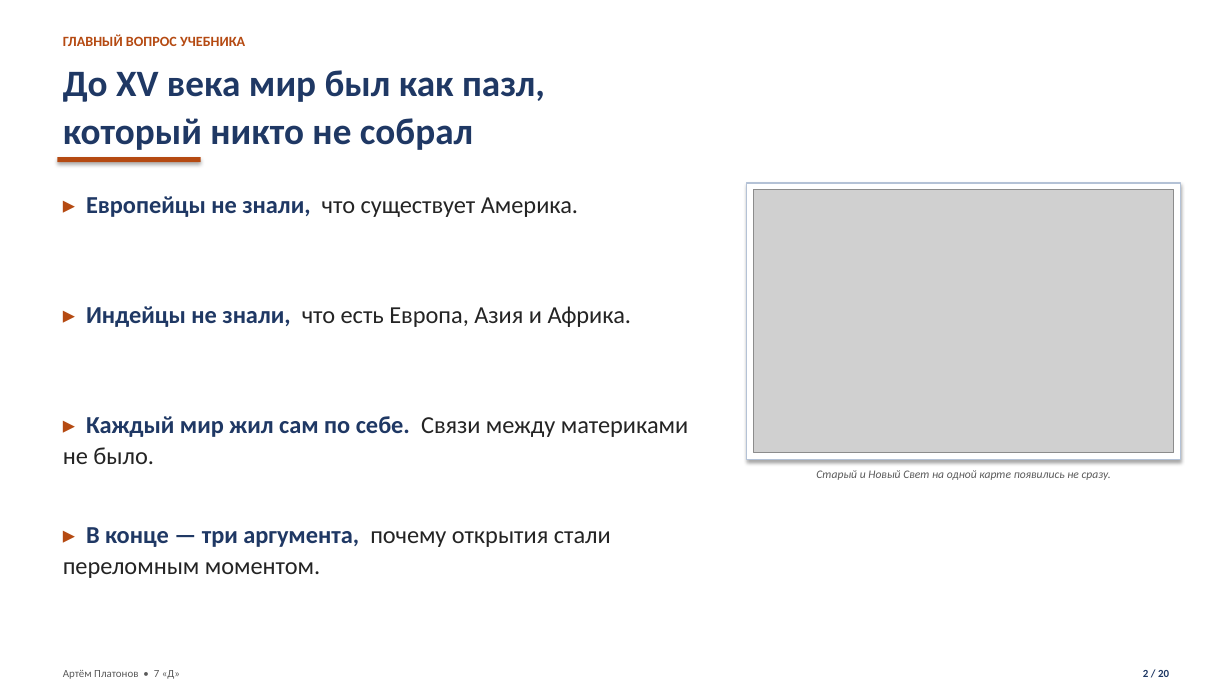
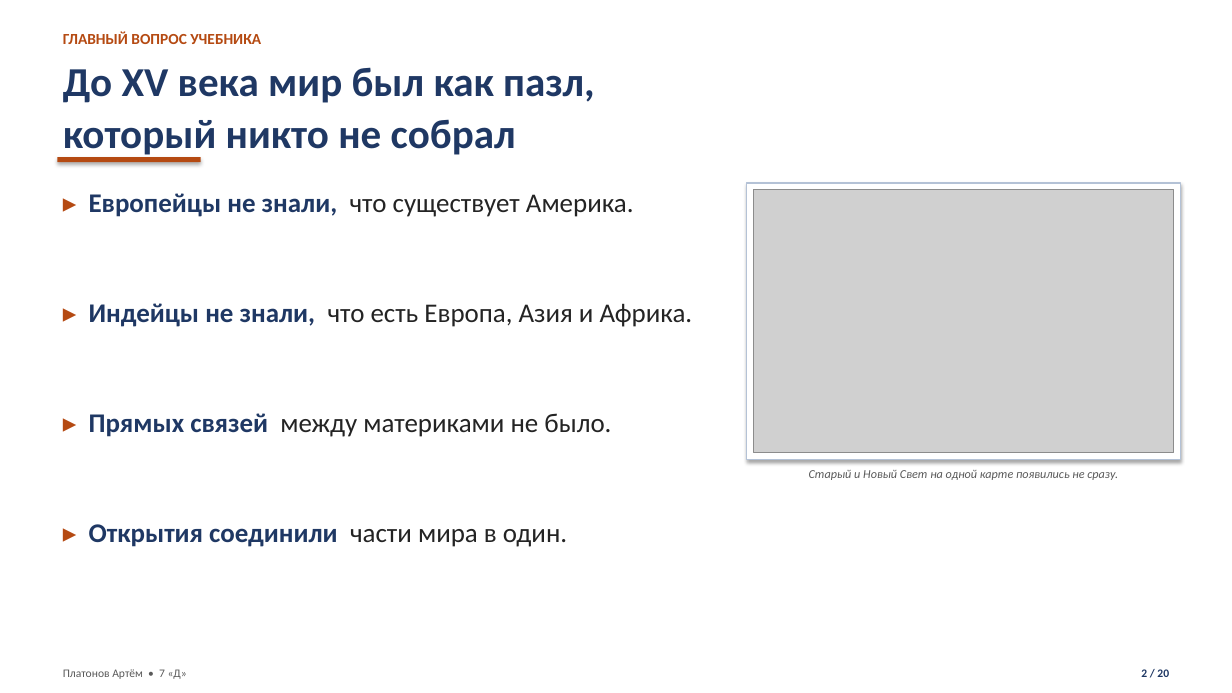
Before and after one commit to Artins200/slide, a slide deck: slide 2 of Великие_географические_открытия_Платонов_Артём_7Д.pptx. Drawn at 1232x693 pixels with LibreOffice and Linux fonts; fonts in the diff are those of the drawing; grey boxes stand for pictures; background and template pictures are left out. Boxes give left, top, right and bottom in pixels: in the first picture for what was removed or moved away, otherwise in the second. Text is boxed around its words. In the diff, an @@ line names an element or a change of style, - is before the commit and + after.

```diff
--- a/Великие_географические_открытия_Платонов_Артём_7Д.pptx
+++ b/Великие_географические_открытия_Платонов_Артём_7Д.pptx
@@ text "ГЛАВНЫЙ ВОПРОС УЧЕБНИКА" at <box>63,31,261,44</box>: size 11 to 12 pt; line spacing 1.08 to 1.05 @@
@@ text "До XV века мир был ..." at <box>63,67,594,158</box>: size 29 to 32 pt; line spacing 1.08 to 1.05 @@
@@ text "▸ Европейцы не знали, что ..." at <box>89,193,634,217</box>: size 19 to 21 pt; line spacing 1.07 to 1.04 @@
@@ text "▸ Индейцы не знали, что ..." at <box>89,303,693,327</box>: size 19 to 21 pt; line spacing 1.07 to 1.04 @@
@@ text at <box>89,413,611,437</box>: text changed; size 19 to 21 pt @@
-▸ Каждый мир жил сам по себе. Связи между материками не было.
+▸ Прямых связей между материками не было.
@@ text "Старый и Новый Свет на ..." at <box>809,470,1118,480</box>: size 9 to 9.5 pt; line spacing 1.08 to 1.05 @@
@@ text at <box>89,524,567,547</box>: text changed; size 19 to 21 pt; text colour #242424 to #1F3864; bold on @@
-▸ В конце — три аргумента, почему открытия стали переломным моментом.
+▸ Открытия соединили части мира в один.
@@ text at <box>63,669,187,679</box>: text changed; size 8.5 to 9 pt @@
-Артём Платонов • 7 «Д»
+Платонов Артём • 7 «Д»
@@ text "2 / 20" at <box>1141,669,1169,677</box>: size 8.5 to 9 pt; line spacing 1.08 to 1.05 @@
```
Also in this commit, not shown: 15 other slides changed, 4 slides added, 4 slides removed, 2 other files.
